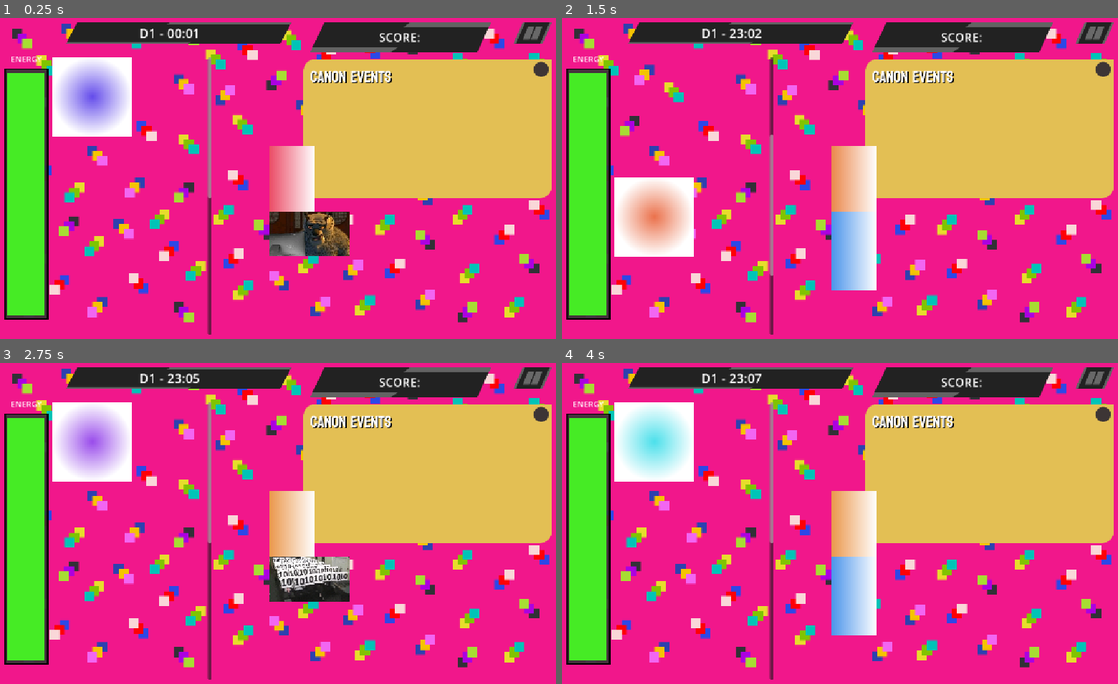
Above: before the commit, frames 1-4 (two rows, left to right).
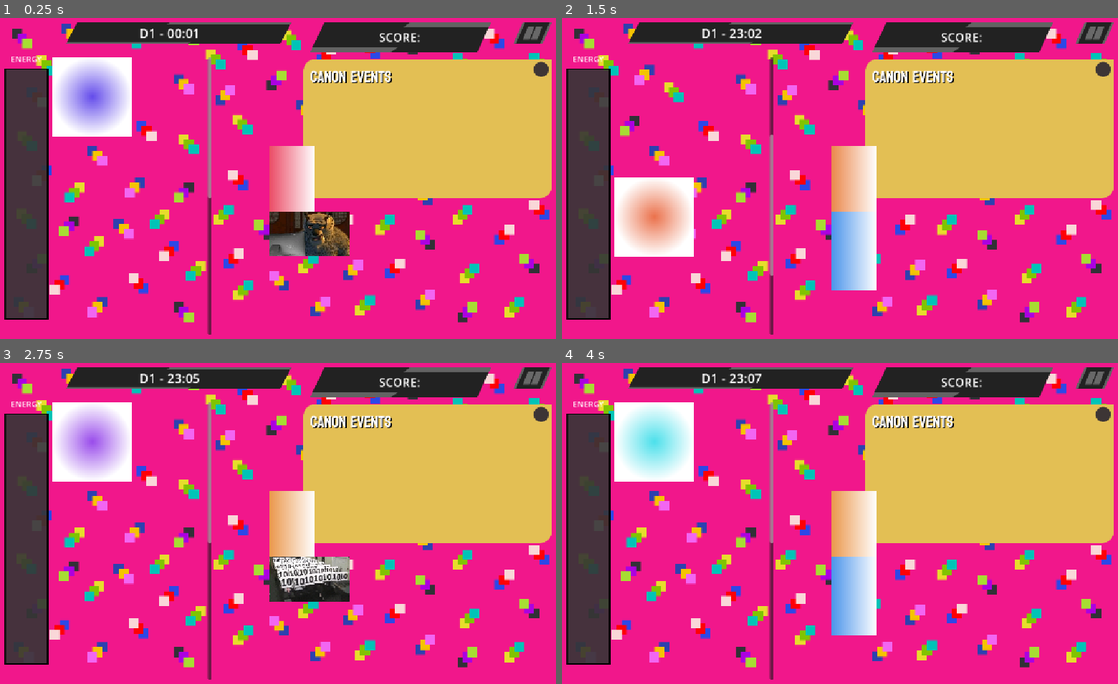
Above: after the commit, the same moments.

Repository: shi-reker/ScrollMaxxer
Game: Godot game, scene res://Scenes/main.tscn
Two runs of this game, one before a commit and one after it. Both use one fixed random seed, a clock stepped at 60 frames per second and the inputs below. The engine's default icon, where the game draws it, is replaced by a stand-in: a white triangle on a blue panel in a dark square.
Inputs (mouse positions are in pixels of both pictures, inside the frame that each line leads up to):
- Up to frame 1 (0.25 s): no input
- Up to frame 2 (1.5 s): click (840, 146) at 0.5 s; click (840, 210) at 1.25 s
- Up to frame 3 (2.75 s): click (278, 491) at 2 s
- Up to frame 4 (4 s): click (840, 555) at 2.75 s; click (840, 491) at 3.5 s

The runs differ from the first frame. In frame 1, 5.1% of the frame differs, in the area x 1-8%, y 17-93%; in frame 2, 5.1%; in frame 3, 5.1%; in frame 4, 5.1%.
Error in both runs: Invalid access to property or key '2' on a base object of type 'Dictionary'. (res://scripts/memes/meme_manager.gd:21)

Commit message:
energy variable set updates energy bar

Diff:
--- a/Scenes/main.tscn
+++ b/Scenes/main.tscn
@@ -17,6 +17,7 @@
 [ext_resource type="Resource" uid="uid://b8pnb3p3bgk35" path="res://resources/contents/cat_vet.tres" id="15_h1bgf"]
 [ext_resource type="Texture2D" uid="uid://cio0vle2etfd2" path="res://assets/UI/energy bar empty.png" id="16_k12tt"]
 [ext_resource type="Texture2D" uid="uid://bnk3bijegpm7t" path="res://assets/UI/energy bar fill.png" id="17_h1bgf"]
+[ext_resource type="Script" uid="uid://c1o0exdrug8nc" path="res://scripts/energy_bar.gd" id="18_hibaj"]
 
 [sub_resource type="SystemFont" id="SystemFont_pkeh2"]
 subpixel_positioning = 0
@@ -214,6 +215,7 @@
 texture_under = ExtResource("16_k12tt")
 texture_progress = ExtResource("17_h1bgf")
 texture_progress_offset = Vector2(7, 8)
+script = ExtResource("18_hibaj")
 
 [node name="EnergyLabel" type="Label" parent="BG layer/UI layer/EnergyBar" unique_id=810380507]
 layout_mode = 1
--- /dev/null
+++ b/scripts/energy_bar.gd
@@ -0,0 +1,5 @@
+extends TextureProgressBar
+class_name EnergyBar
+
+func update_energy_counter(energy: int):
+	value = energy
--- a/scripts/main/main.gd
+++ b/scripts/main/main.gd
@@ -6,7 +6,12 @@
 var day:int = 1
 var clockCounter:float = 0
 var score: int = 0
-var energy:int = 100
+var energy:int = 100:
+	set(value):
+		value = clamp(value, 0, 100)
+		energy = value
+		energyBar.update_energy_counter(value)
+
 @onready var emotion: Enums.Emo = Enums.Emo.values().pick_random()
 
 var score_add: int = 100
@@ -15,10 +20,7 @@
 @export var content_manager: ContentManager
 @export var meme_manager: MemeManager
 @export var clock:Label
-@export var energyBar:TextureProgressBar
-
-func _ready() -> void:
-	energyBar.value = energy
+@export var energyBar:EnergyBar
 
 func _process(delta: float) -> void:
 	if clockCounter >= 0.5:
@@ -54,9 +56,6 @@
 	if hr < 10:
 		strHR = "0" +str(hr)
 
-	if energy > 100:
-		energy = 100
-	energyBar.value = energy
 	clock.text = "D" +str(day)+ " - " +strHR+ ":" +strMin
 
 func correct_meme_animations():
Not shown, added: scripts/energy_bar.gd.uid
